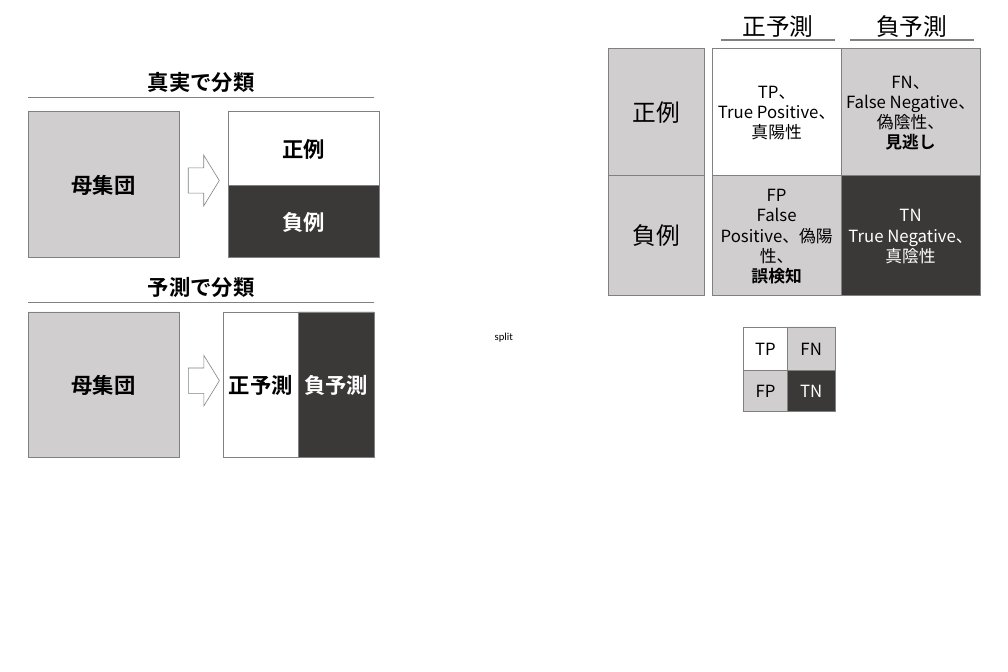
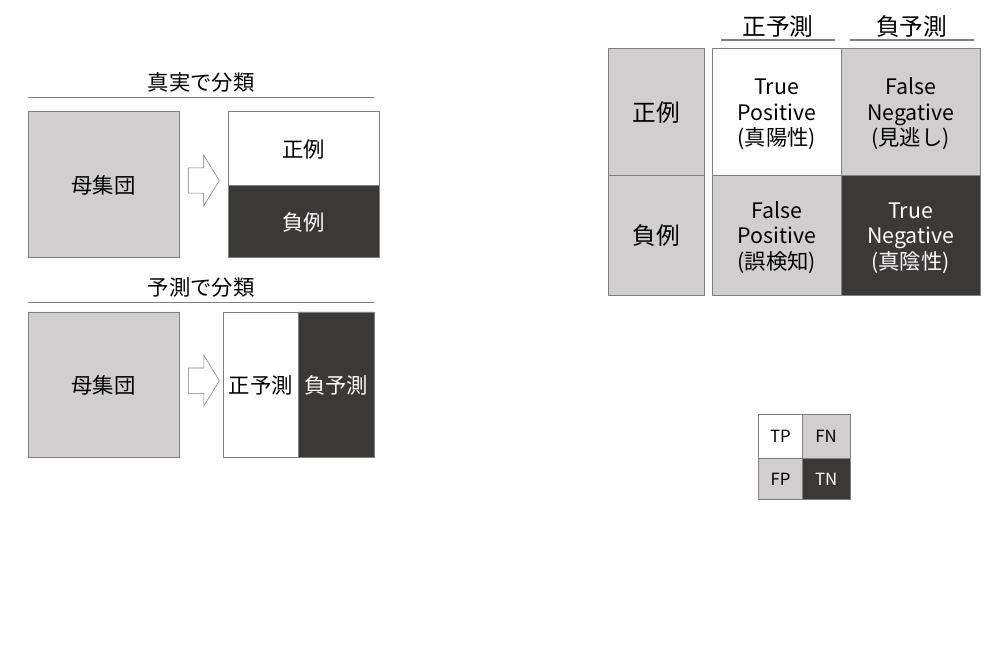
Before and after one commit to Rio114/MachineLearning, a slide deck: slide 2 of unbalance/images.pptx. Drawn at 1008x672 pixels with LibreOffice and Linux fonts; fonts in the diff are those of the drawing. Boxes give left, top, right and bottom in pixels: in the first picture for what was removed or moved away, otherwise in the second. Text is boxed around its words. In the diff, an @@ line names an element or a change of style, - is before the commit and + after.

```diff
--- a/unbalance/images.pptx
+++ b/unbalance/images.pptx
@@ text in rectangle at bbox=[737, 78, 815, 149]: text changed; size 28.4 to 36 pt @@
-TP、
-True Positive、
-真陽性
+True Positive
+(真陽性)
@@ text in rectangle at bbox=[867, 77, 954, 149]: text changed; size 28.4 to 36 pt @@
-FN、
-False Negative、
-偽陰性、
-見逃し
+False
+Negative
+(見逃し)
@@ text in rectangle at bbox=[737, 201, 815, 273]: text changed; size 28.4 to 36 pt @@
-FP
-False Positive、偽陽性、
-誤検知
+False
+Positive
+(誤検知)
@@ text in rectangle at bbox=[867, 202, 954, 273]: text changed; size 28.4 to 36 pt @@
-TN
-True Negative、真陰性
+True
+Negative
+(真陰性)
@@ bold off in 8 elements at bbox=[228, 112, 379, 186], bbox=[228, 186, 379, 258], bbox=[223, 312, 298, 458], bbox=[298, 312, 374, 458], bbox=[28, 112, 179, 258], bbox=[28, 312, 179, 458], bbox=[148, 72, 255, 92], bbox=[148, 277, 255, 297] @@
@@ text removed at bbox=[495, 332, 513, 342] @@
-split
@@ rectangle "TP": place and size @@
-rectangle "TP" at bbox=[743, 327, 788, 370]
+rectangle "TP" at bbox=[758, 414, 803, 457]
@@ rectangle "FN": place and size @@
-rectangle "FN" at bbox=[787, 327, 835, 370]
+rectangle "FN" at bbox=[802, 414, 850, 457]
@@ rectangle "FP": place and size @@
-rectangle "FP" at bbox=[743, 370, 788, 412]
+rectangle "FP" at bbox=[758, 458, 803, 499]
@@ rectangle "TN": place and size @@
-rectangle "TN" at bbox=[787, 370, 835, 412]
+rectangle "TN" at bbox=[802, 458, 850, 499]
```
Also in this commit, not shown: 6 other slides changed, 29 other files.
